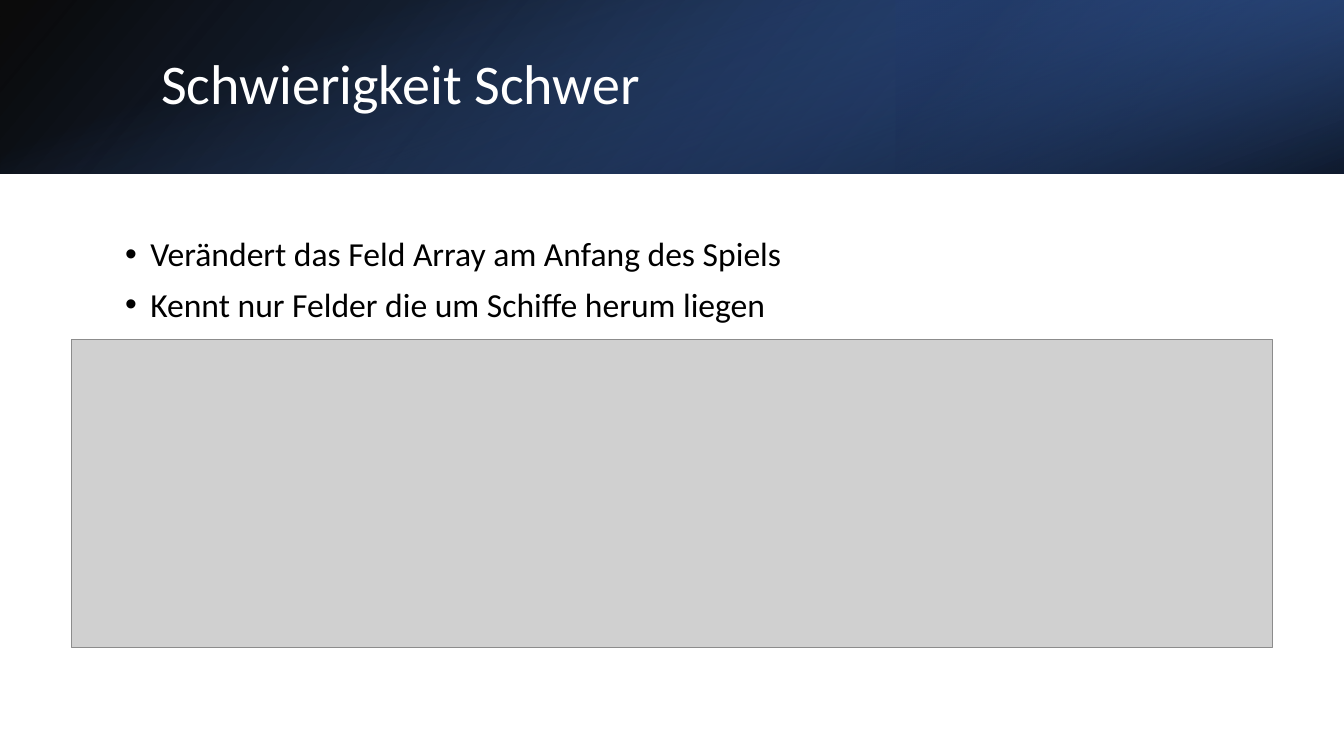
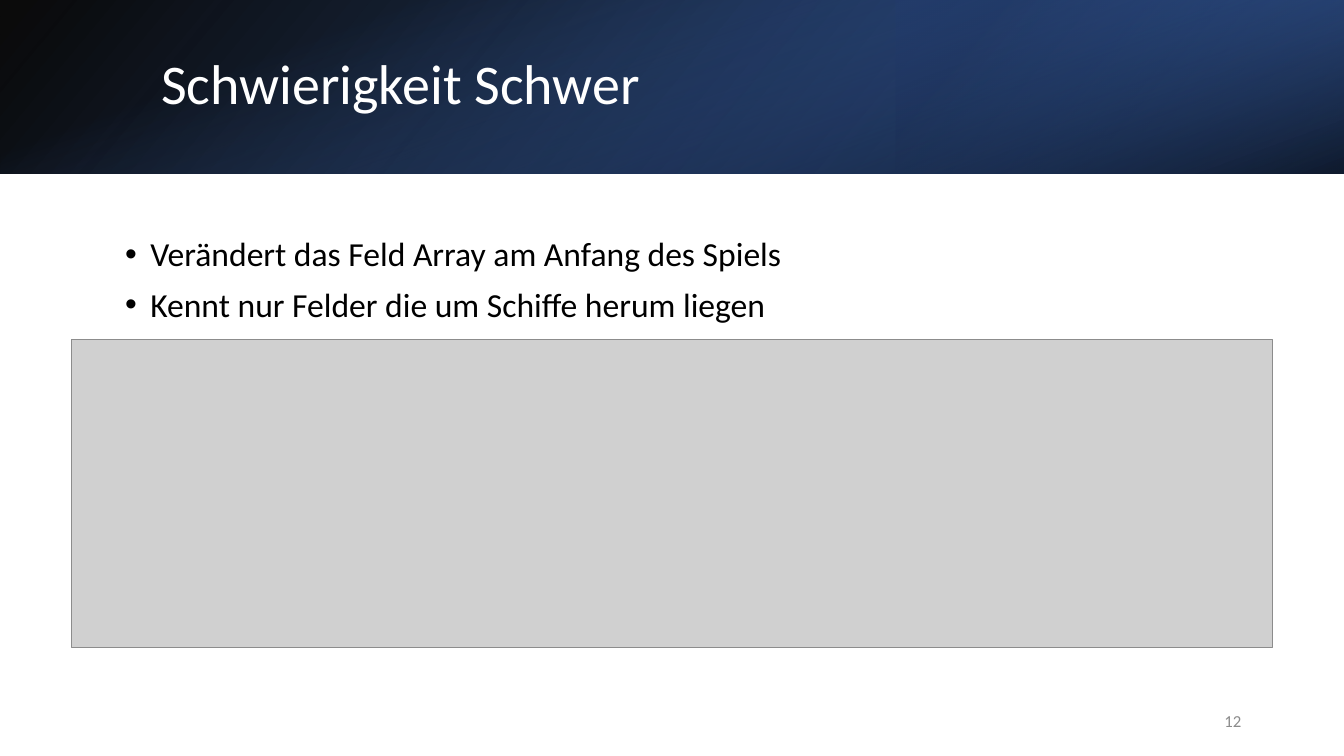
Before and after one commit to ConfusedMess/Schulprojekt, a slide deck: slide 12 of Schiffe versenken.pptx. Drawn at 1344x756 pixels with LibreOffice and Linux fonts; fonts in the diff are those of the drawing; grey boxes stand for pictures. Boxes give left, top, right and bottom in pixels: in the first picture for what was removed or moved away, otherwise in the second. Text is boxed around its words. In the diff, an @@ line names an element or a change of style, - is before the commit and + after.

```diff
--- a/Schiffe versenken.pptx
+++ b/Schiffe versenken.pptx
@@ page number added at box(1224, 716, 1241, 727), 12 pt, text #8C8C8C @@
+12
```
Also in this commit, not shown: 13 other slides changed.
